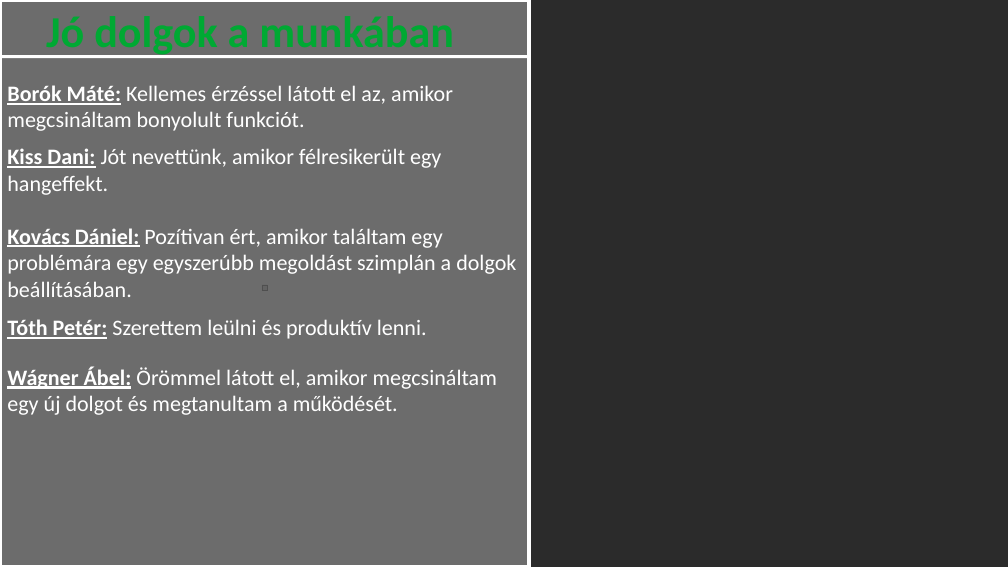
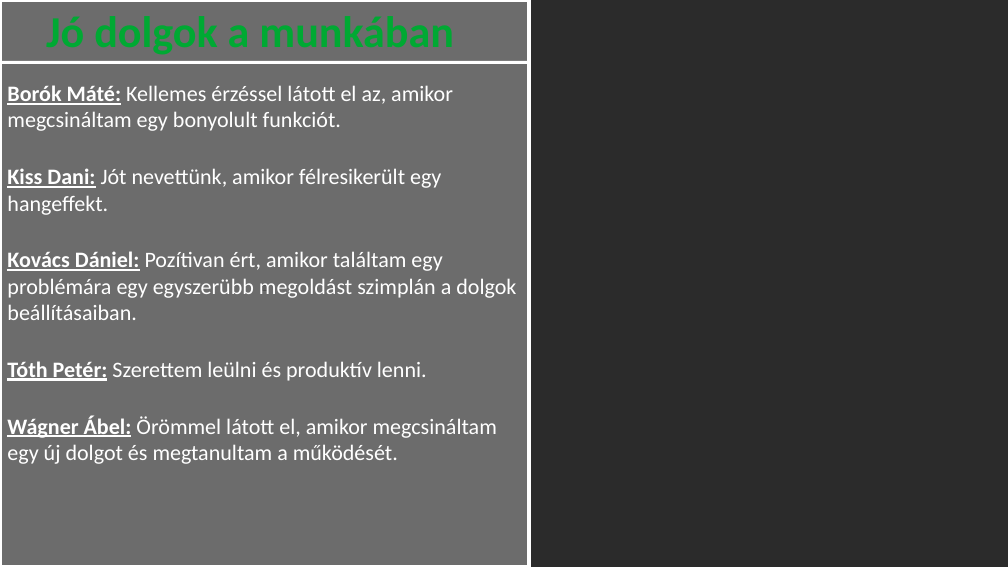
Before and after one commit to PITRv1/CollecThings, a slide deck: slide 6 of CollecThingsPresentationV2.pptx. Drawn at 1008x567 pixels with LibreOffice and Linux fonts; fonts in the diff are those of the drawing; background and template pictures are left out; a plain dark background stands for a picture behind light text. Boxes give left, top, right and bottom in pixels: in the first picture for what was removed or moved away, otherwise in the second. Text is boxed around its words. In the diff, an @@ line names an element or a change of style, - is before the commit and + after.

```diff
--- a/CollecThingsPresentationV2.pptx
+++ b/CollecThingsPresentationV2.pptx
@@ line moved from (0, 57) - (529, 57) to (0, 62) - (529, 62) @@
@@ text at (7,85,453,131): text changed @@
-Borók Máté: Kellemes érzéssel látott el az, amikor megcsináltam bonyolult funkciót.
+Borók Máté: Kellemes érzéssel látott el az, amikor megcsináltam egy bonyolult funkciót.
@@ text at (7,168,497,464): more space between paragraphs @@
@@ text at (7,251,516,320): text changed @@
-Kovács Dániel: Pozítivan ért, amikor találtam egy problémára egy egyszerúbb megoldást szimplán a dolgok beállításában.
+Kovács Dániel: Pozítivan ért, amikor találtam egy problémára egy egyszerübb megoldást szimplán a dolgok beállításaiban.
```
Also in this commit, not shown: 4 other slides changed, 10 other files.
